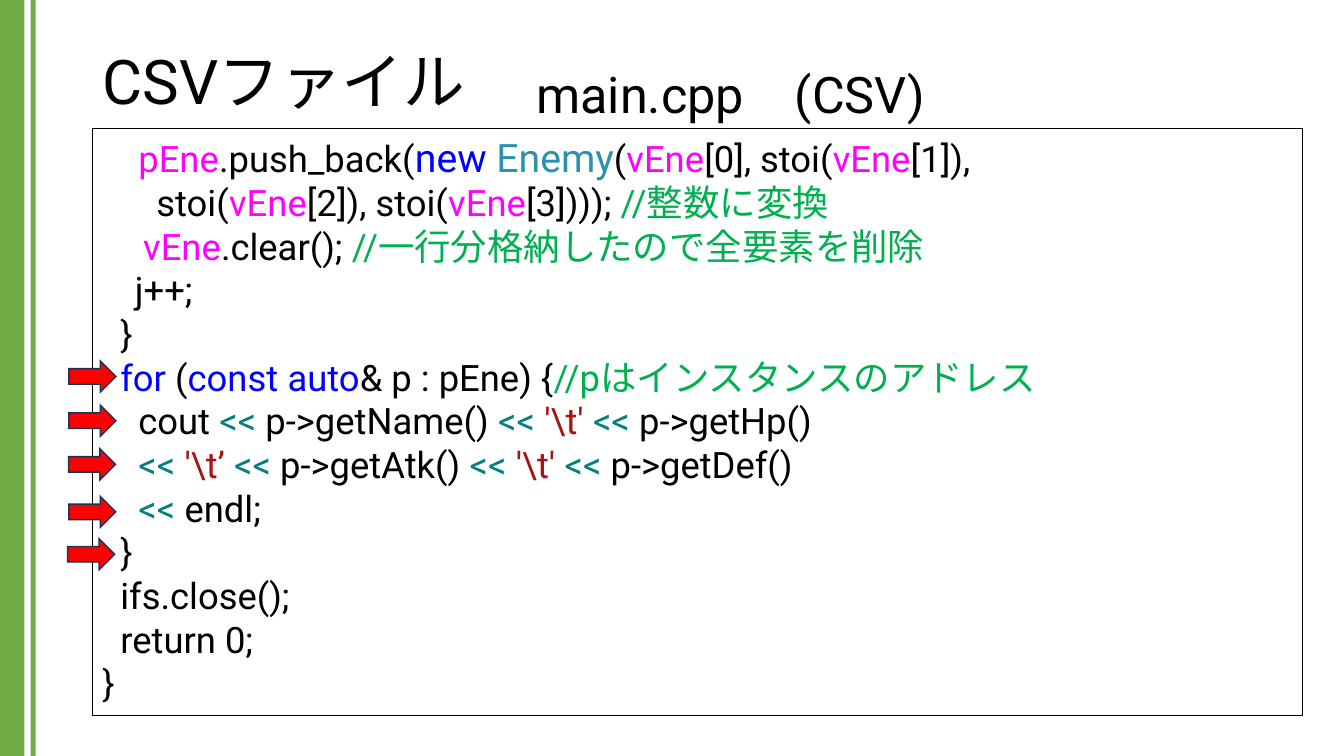
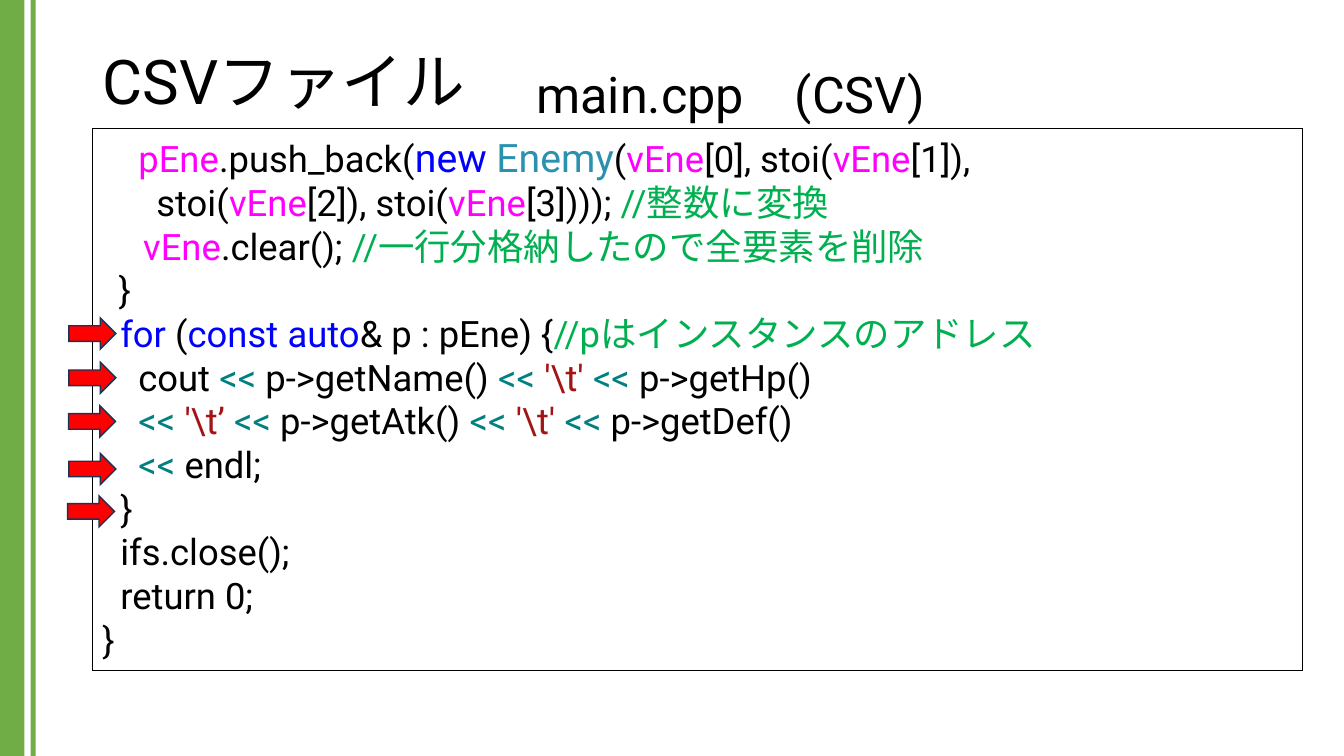
Before and after one commit to kic-murata/cpp2024, a slide deck: slide 35 of 授業資料/講義資料：CSVファイル.pptx (slide 34 before the commit). Drawn at 1344x756 pixels with LibreOffice and Linux fonts; fonts in the diff are those of the drawing. Boxes give left, top, right and bottom in pixels: in the first picture for what was removed or moved away, otherwise in the second. Text is boxed around its words. In the diff, an @@ line names an element or a change of style, - is before the commit and + after.

```diff
--- a/授業資料/講義資料：CSVファイル.pptx
+++ b/授業資料/講義資料：CSVファイル.pptx
@@ rectangle "pEne.push_back(new Enemy(vEne[0], stoi(vEne[1]), stoi(vEne[2 ...": place and size @@
-rectangle "pEne.push_back(new Enemy(vEne[0], stoi(vEne[1]), stoi(vEne[2 ..." at [93,128,1304,715]
+rectangle "pEne.push_back(new Enemy(vEne[0], stoi(vEne[1]), stoi(vEne[2 ..." at [93,128,1304,671]
@@ text in rectangle at [143,229,924,268]: text changed @@
-vEne.clear(); //一行分格納したので全要素を削除
-j++;
-}
+vEne.clear(); //一行分格納したので全要素を削除
+}
@@ 3 right arrows: place and size @@
-3 right arrows at [69,361,116,480]
+3 right arrows at [69,318,116,438]
@@ right arrow: place and size @@
-right arrow at [69,496,116,527]
+right arrow at [69,454,116,485]
@@ right arrow: place and size @@
-right arrow at [68,538,115,570]
+right arrow at [68,496,115,527]
```
Also in this commit, not shown: 8 other slides changed, 1 slide added, 1 other file.
